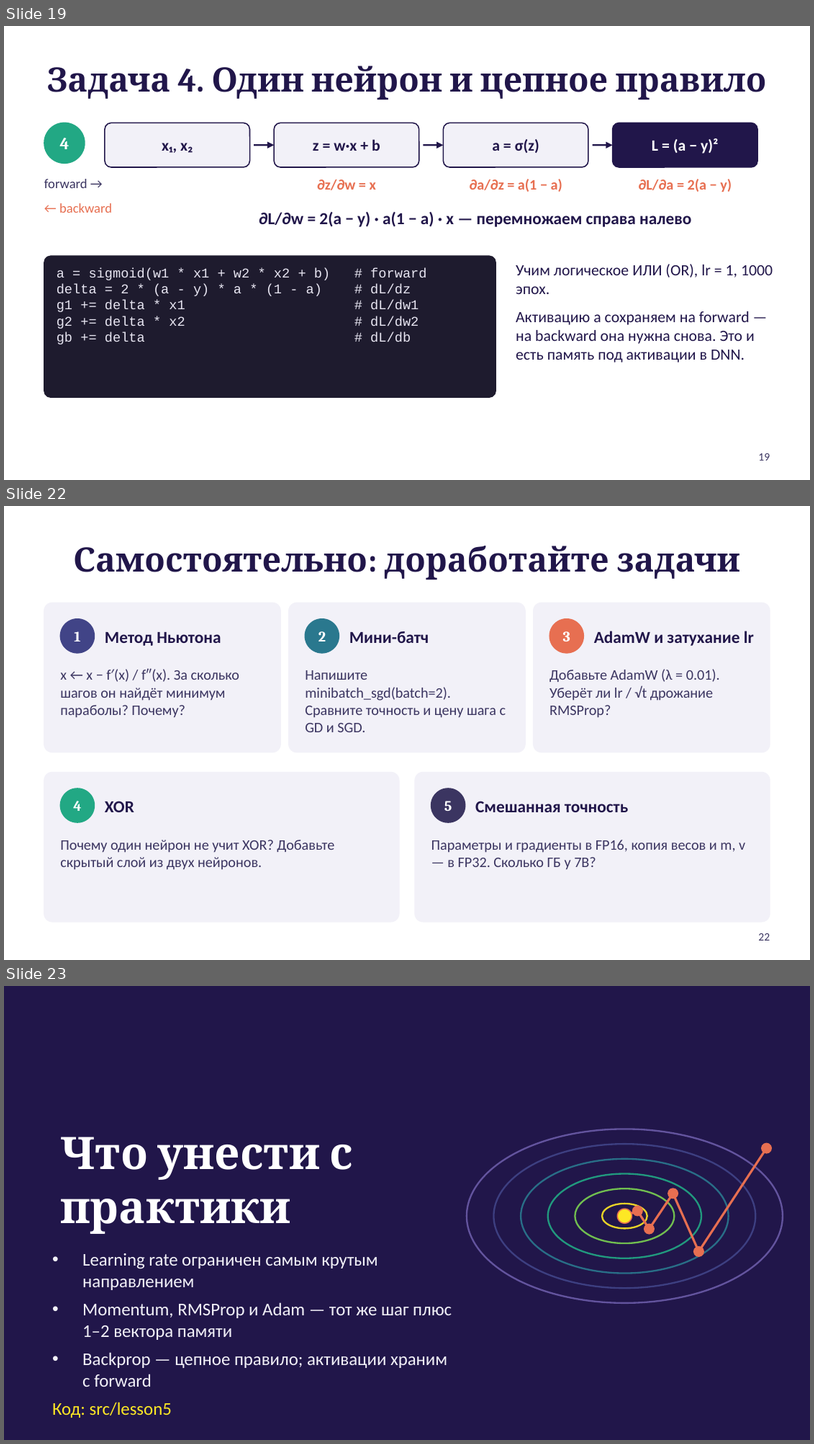
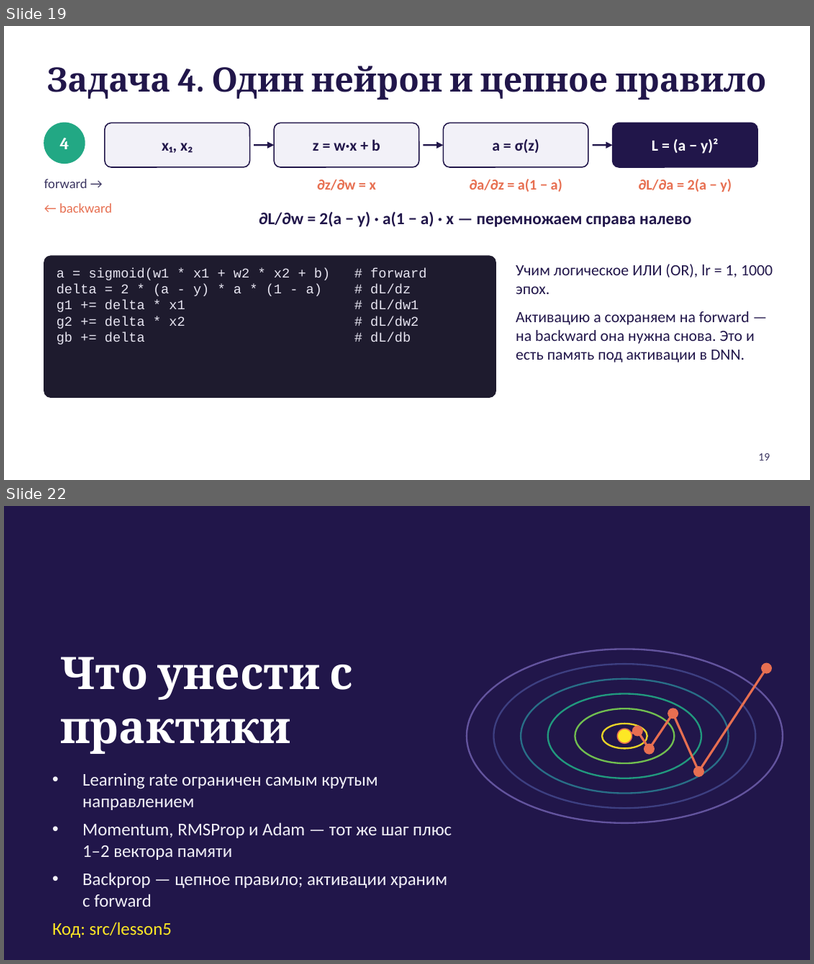
Before and after one commit to Fil-maker/Java_algorithms, a slide deck: src/lesson5/gradient_practice.pptx. Shown one above the other, each under a label of ours: slides 19, 22 and 23 before the commit, slides 19 and 22 after it; the slides between them are not shown. The pictures are 814x1444 and 814x964 pixels, drawn with LibreOffice and Linux fonts; fonts in the diff are those of the drawing. Boxes give left, top, right and bottom in pixels: in the first picture for what was removed or moved away, otherwise in the second. Text is boxed around its words. In the diff, an @@ line names an element or a change of style, - is before the commit and + after.

```diff
--- a/src/lesson5/gradient_practice.pptx
+++ b/src/lesson5/gradient_practice.pptx
@@ slide 22 removed at [4, 506, 810, 960], background #FFFFFF @@
@@ title removed at [73, 546, 741, 580] @@
-Самостоятельно: доработайте задачи
@@ rounded rectangle removed at [44, 602, 280, 752] @@
@@ rounded rectangle removed at [289, 602, 526, 752] @@
@@ rounded rectangle removed at [534, 602, 770, 752] @@
@@ ellipse removed at [60, 619, 94, 653] @@
@@ text removed at [74, 631, 80, 641] @@
-1
@@ text removed at [105, 632, 221, 646] @@
-Метод Ньютона
@@ ellipse removed at [305, 619, 339, 653] @@
@@ text removed at [319, 631, 326, 641] @@
-2
@@ text removed at [350, 631, 429, 643] @@
-Мини-батч
@@ ellipse removed at [550, 619, 584, 653] @@
@@ text removed at [563, 631, 571, 641] @@
-3
@@ text removed at [594, 631, 754, 646] @@
-AdamW и затухание lr
@@ text removed at [60, 668, 239, 718] @@
-x ← x − f′(x) / f″(x). За сколько шагов он найдёт минимум параболы? Почему?
@@ text removed at [305, 670, 507, 732] @@
-Напишите minibatch_sgd(batch=2). Сравните точность и цену шага с GD и SGD.
@@ text removed at [550, 669, 720, 718] @@
-Добавьте AdamW (λ = 0.01). Уберёт ли lr / √t дрожание RMSProp?
@@ rounded rectangle removed at [44, 772, 399, 921] @@
@@ rounded rectangle removed at [415, 772, 770, 921] @@
@@ ellipse removed at [60, 788, 94, 822] @@
@@ text removed at [73, 800, 81, 811] @@
-4
@@ text removed at [105, 800, 134, 812] @@
-XOR
@@ ellipse removed at [432, 788, 466, 822] @@
@@ text removed at [445, 800, 453, 811] @@
-5
@@ text removed at [476, 800, 628, 812] @@
-Смешанная точность
@@ text removed at [60, 839, 334, 870] @@
-Почему один нейрон не учит XOR? Добавьте скрытый слой из двух нейронов.
@@ text removed at [432, 839, 746, 870] @@
-Параметры и градиенты в FP16, копия весов и m, v — в FP32. Сколько ГБ у 7B?
@@ page number removed at [759, 933, 770, 940] @@
-22
@@ what was slide 23 is now slide 22 @@
```
Also in this commit, not shown: 9 slides changed.
